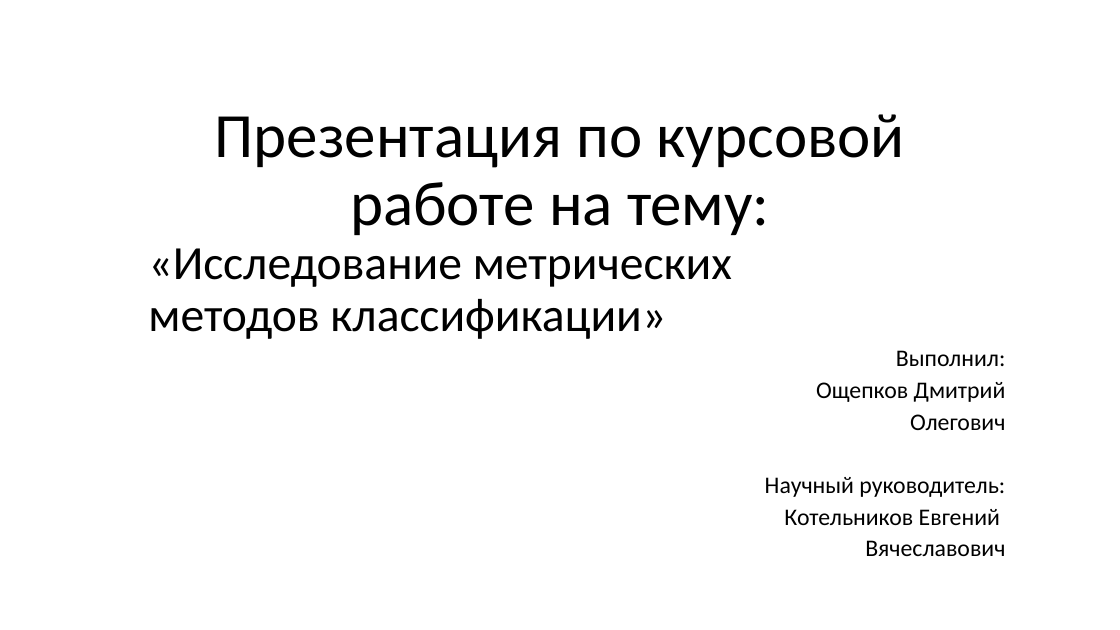
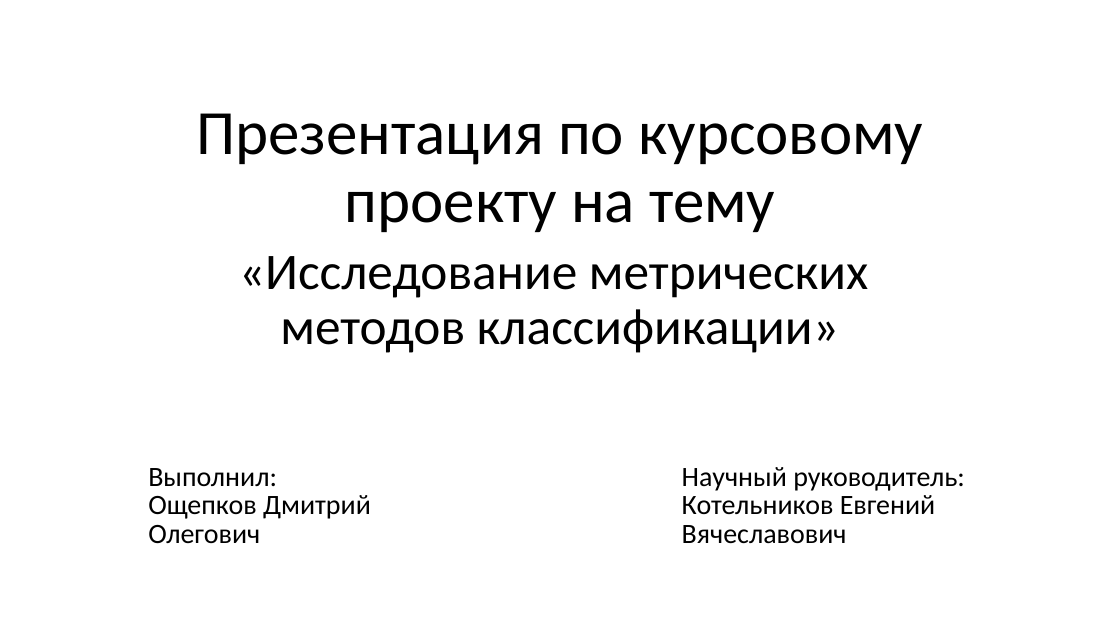
Before and after one commit to DimaOshchepkov/MetricMethodClassification, a slide deck: slide 1 of Презентация по курсовой работе.pptx. Drawn at 1120x630 pixels with LibreOffice and Linux fonts; fonts in the diff are those of the drawing. Boxes give left, top, right and bottom in pixels: in the first picture for what was removed or moved away, otherwise in the second. Text is boxed around its words. In the diff, an @@ line names an element or a change of style, - is before the commit and + after.

```diff
--- a/Презентация по курсовой работе.pptx
+++ b/Презентация по курсовой работе.pptx
@@ title at (x1=196, y1=113, x2=923, y2=232): text changed @@
-Презентация по курсовой работе на тему:
+Презентация по курсовому проекту на тему
@@ subtitle "«Исследование метрических" moved from (x1=148, y1=248, x2=1006, y2=556) to (x1=239, y1=256, x2=868, y2=353) @@
@@ subtitle "«Исследование метрических" at (x1=239, y1=256, x2=868, y2=353): size 40.8 to 44 pt; alignment left to centre; line spacing 0.7 to 0.9; less space between paragraphs @@
@@ subtitle at (x1=765, y1=350, x2=1006, y2=556): paragraphs removed @@
-Выполнил:
-Ощепков Дмитрий
-Олегович
-Научный руководитель:
-Котельников Евгений
-Вячеславович
@@ text added at (x1=148, y1=468, x2=371, y2=544), 24 pt, text #000000 @@
+Выполнил:
+Ощепков Дмитрий
+Олегович
@@ text added at (x1=682, y1=467, x2=965, y2=544), 24 pt, text #000000 @@
+Научный руководитель:
+Котельников Евгений
+Вячеславович
```
Also in this commit, not shown: 13 other slides changed, 6 slides added, 2 slides removed, 4 other files.
